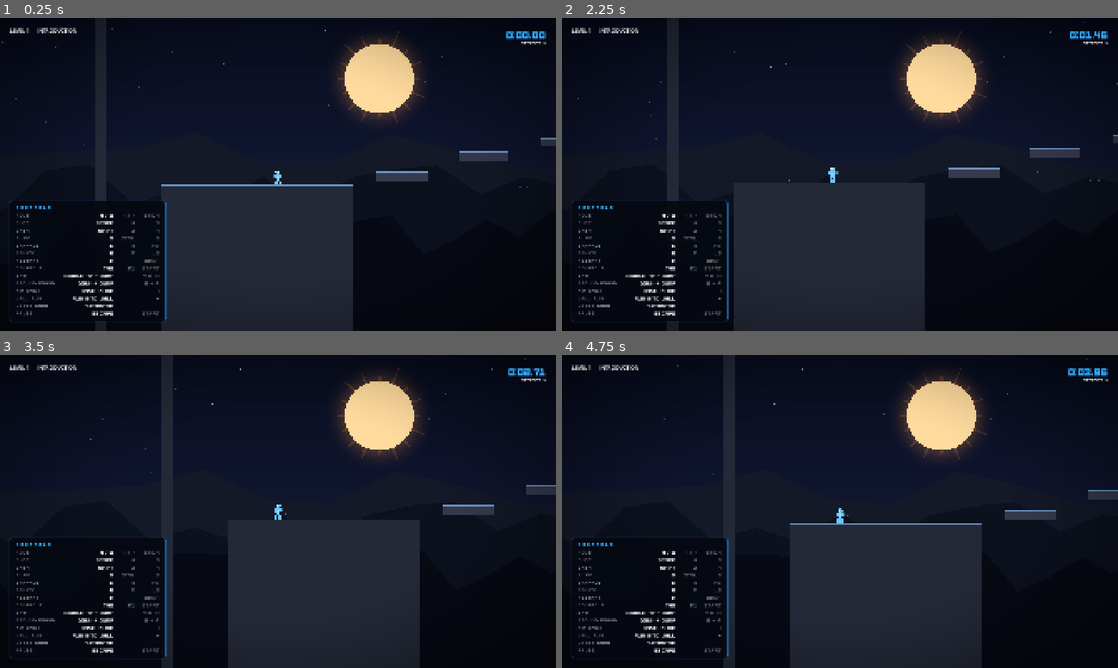
Above: before the commit, frames 1-4 (two rows, left to right).
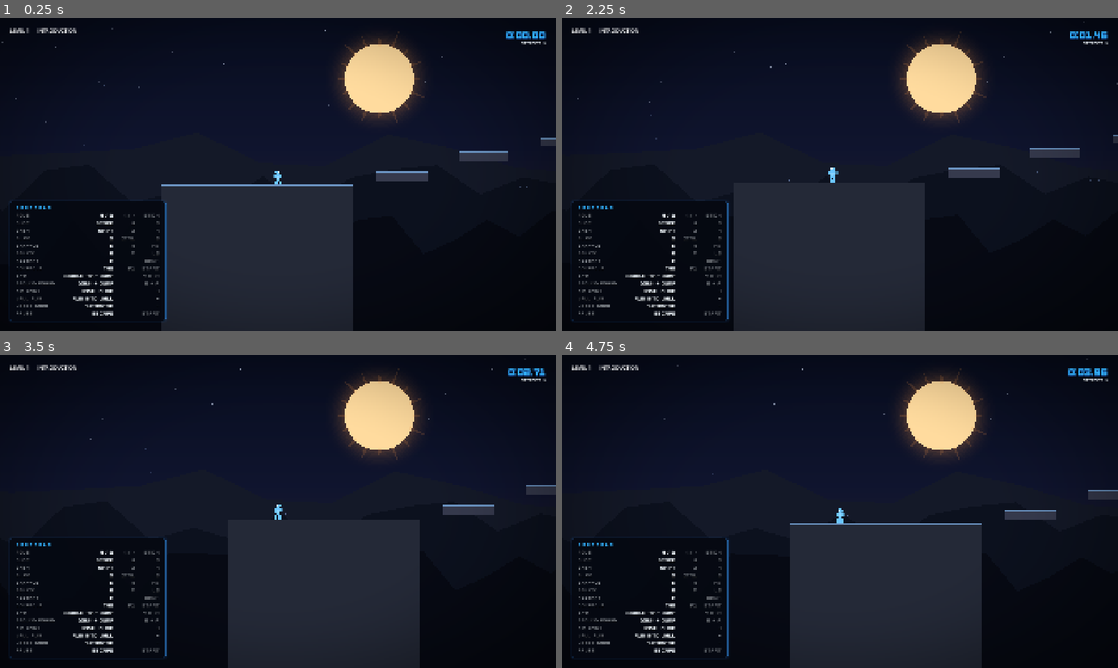
Above: after the commit, the same moments.

Repository: p4inz-code/project-ascent
Game: Godot game, scene res://scenes/game_scene.tscn
Same seed, same stepped clock (60 frames per second), same inputs: the game is played once before the commit and once after it.
Inputs (mouse positions are in pixels of both pictures, inside the frame that each line leads up to):
- Up to frame 1 (0.25 s): no input
- Up to frame 2 (2.25 s): tap Enter (ui_accept) at 0.5 s; move the mouse to (812, 237) at 0.52 s; hold = (audio_master_up) 0.53-1.25 s; tap G (ability) at 0.6 s; click (812, 237) at 0.67 s; tap Space (jump) at 0.77, 1.07 s; drag from (1006, 221) to (812, 237) at 1.27 s; move the mouse to (673, 127) at 2.02 s; hold A (move_left) from 2.03 s (still down); tap E (grapple) at 2.1 s
- Up to frame 3 (3.5 s): release A (move_left) at 2.75 s; drag from (305, 511) to (111, 464) at 2.77 s
- Up to frame 4 (4.75 s): move the mouse to (756, 433) at 3.52 s; hold - (audio_master_down) 3.53-4.25 s; tap P at 3.6 s; tap Space (jump) at 3.77, 4.07 s; drag from (962, 495) to (756, 433) at 4.27 s

The runs differ from the first frame. In frame 1, 0.1% of the frame differs, in the area x 17-20%, y 20-99%; in frame 2, less than 0.1%; in frame 3, 0.5%, in the area x 29-32%, y 19-100%; in frame 4, 0.5%.

Commit message:
Stop drawing the left boundary wall
Every level has a LeftWall platform 40x3200px at x=-120. It exists only as a
collider to stop the player walking out of the level, but it was being drawn,
so it appeared as a full-height column standing in open sky right beside the
spawn — visible in the Act V capture as a mauve bar through the moon. It reads
as level geometry a player might try to use.

Now drawn with zero alpha; the collision shape is untouched.

Verified by capture rather than by reasoning: an earlier attempt at this fix
silently did nothing (the edit anchor had the wrong indentation) and the
screenshot is what caught it.

Co-Authored-By: Claude Opus 5 <noreply@anthropic.com>

Diff:
--- a/scripts/main_scene.gd
+++ b/scripts/main_scene.gd
@@ -136,6 +136,13 @@
 				platform.edge_thickness = pdef.edge_thickness
 		platform.name = pdef.name
 		platform.position = pdef.position
+		# The left boundary wall is a COLLIDER, not scenery. It is 3200px tall
+		# and sits off the route at x=-120 purely to stop the player walking
+		# out of the level — but drawn, it appears as a full-height column
+		# standing in open sky beside the spawn, which reads as level geometry
+		# the player might be able to use. Not drawn; collision unaffected.
+		if String(pdef.name).contains("Wall"):
+			platform.modulate = Color(1, 1, 1, 0.0)
 		terrain.add_child(platform)
 		platform.owner = self
 
Not shown, added: tests/test_death_feedback.gd.uid
Not shown, added: tests/test_geometry.gd.uid
